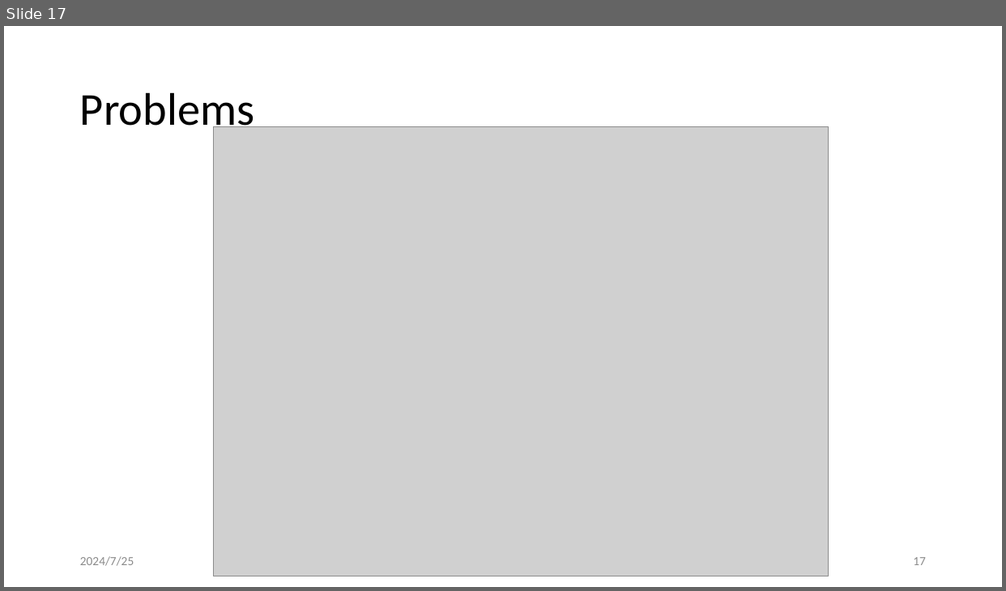
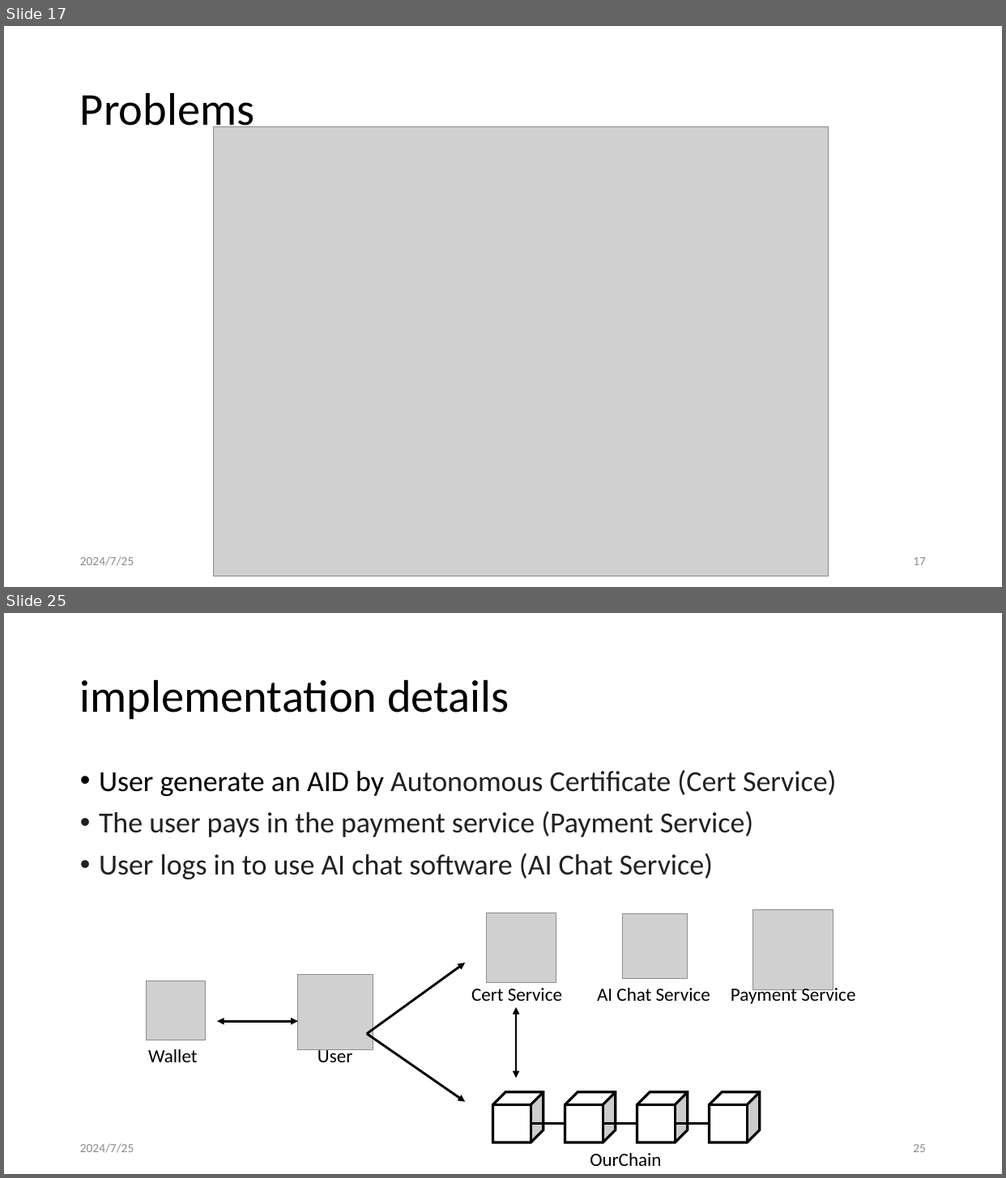
Before and after one commit to leon123858/aid-paper, a slide deck: docs/論文口試.pptx. Shown one above the other, each under a label of ours: slide 17 before the commit, slides 17 and 25 after it; the slides between them are not shown. The pictures are 1006x591 and 1006x1178 pixels, drawn with LibreOffice and Linux fonts; fonts in the diff are those of the drawing; grey boxes stand for pictures. Boxes give left, top, right and bottom in pixels: in the first picture for what was removed or moved away, otherwise in the second. Text is boxed around its words. In the diff, an @@ line names an element or a change of style, - is before the commit and + after.

```diff
--- a/docs/論文口試.pptx
+++ b/docs/論文口試.pptx
@@ slide 25 added at (x1=4, y1=613, x2=1002, y2=1174), background #FFFFFF @@
@@ title added at (x1=80, y1=679, x2=509, y2=719), 44 pt, text #000000 @@
+implementation details
@@ text added at (x1=99, y1=770, x2=837, y2=879), 28 pt, text #202122 @@
+• User generate an AID by Autonomous Certificate (Cert Service)
+• The user pays in the payment service (Payment Service)
+• User logs in to use AI chat software (AI Chat Service)
@@ group added at (x1=147, y1=910, x2=855, y2=1166): 6 texts, 5 pictures, 4 cubes, 3 lines, 2 double arrows, 2 arrows @@
+OurChain
+Cert Service
+AI Chat Service
+Payment Service
+User
+Wallet
@@ text added at (x1=80, y1=1144, x2=134, y2=1153), 12 pt, text #8C8C8C @@
+2024/7/25
@@ page number added at (x1=913, y1=1144, x2=926, y2=1152), 12 pt, text #8C8C8C @@
+25
```
Also in this commit, not shown: 18 slides changed, 10 other slides added, 2 other files.
